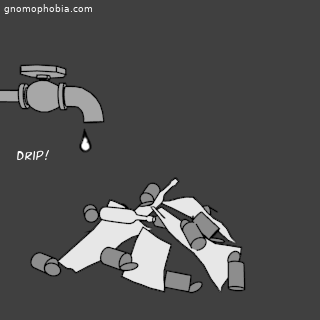
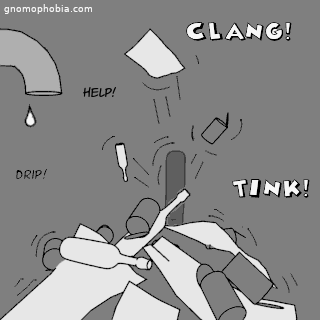
Revision of a layered 320x320 image; what changed, layer by layer:
removed layer "Layer" over (4, 4, 92, 14)
removed layer "DRiP!" over (17, 150, 49, 160)
removed layer "Layer #1" over (79, 128, 92, 153)
added layer "help!" above "War_LXIX_03.png" over (83, 87, 116, 97)
renamed "War_LXIX_01.png" to "War_LXIX_03.png", painted on it over (0, 0, 320, 320)
